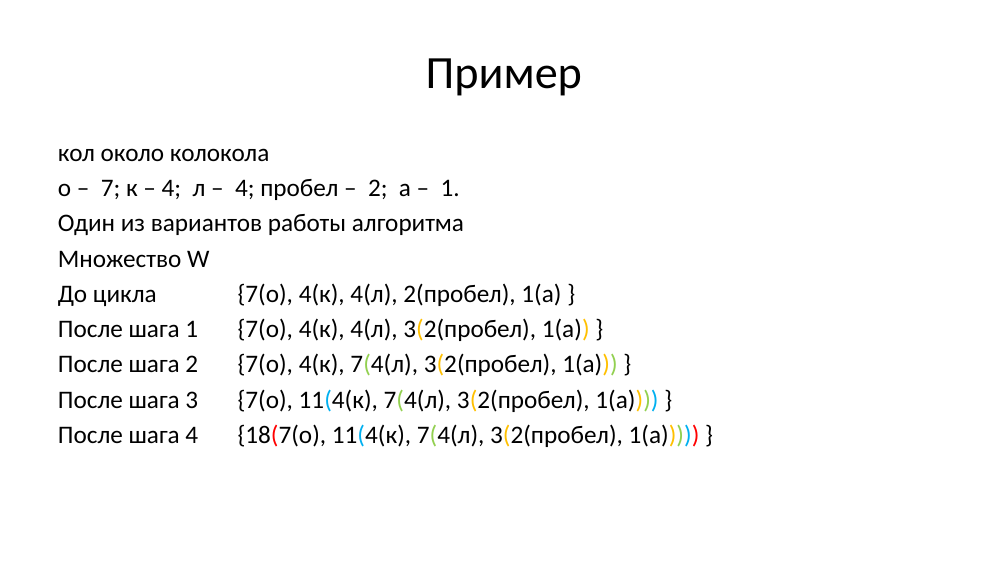
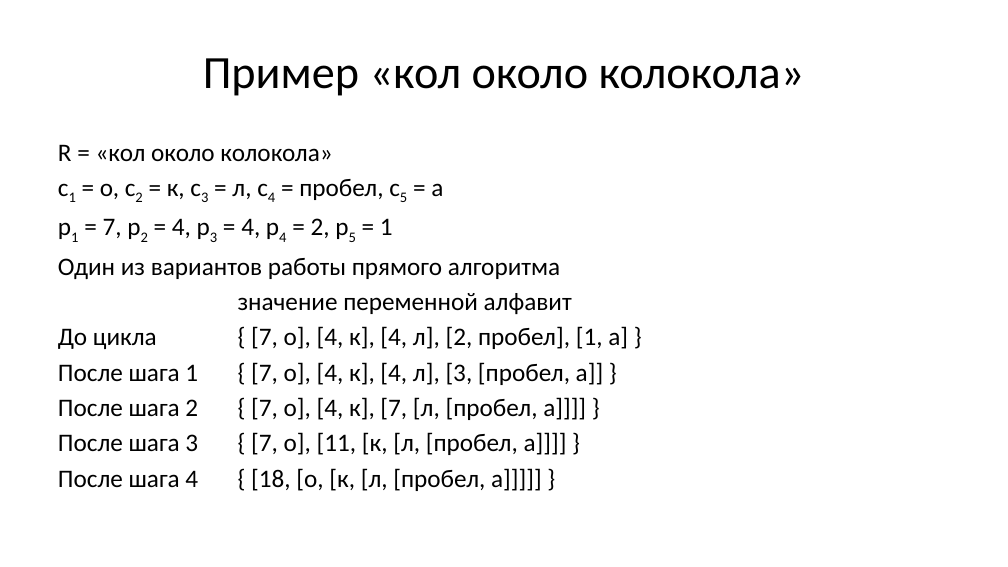
Before and after one commit to Evgueni-Petrov-aka-espetrov/Algorithms-and-Programming-in-C-pptx, a slide deck: slide 21 of 14 Кодирование.pptx (slide 23 before the commit). Drawn at 1008x567 pixels with LibreOffice and Linux fonts; fonts in the diff are those of the drawing. Boxes give left, top, right and bottom in pixels: in the first picture for what was removed or moved away, otherwise in the second. Text is boxed around its words. In the diff, an @@ line names an element or a change of style, - is before the commit and + after.

```diff
--- a/14 Кодирование.pptx
+++ b/14 Кодирование.pptx
@@ title at [203,58,805,96]: text changed @@
-Пример
+Пример «кол около колокола»
@@ text at [58,144,628,491]: text changed @@
-кол около колокола
-o – 7; к – 4; л – 4; пробел – 2; a – 1.
-Один из вариантов работы алгоритма
-Множество W
-До цикла {7(о), 4(к), 4(л), 2(пробел), 1(а) }
-После шага 1 {7(о), 4(к), 4(л), 3(2(пробел), 1(а)) }
-После шага 2 {7(о), 4(к), 7(4(л), 3(2(пробел), 1(а))) }
-После шага 3 {7(о), 11(4(к), 7(4(л), 3(2(пробел), 1(а)))) }
-После шага 4 {18(7(о), 11(4(к), 7(4(л), 3(2(пробел), 1(а))))) }
+R = «кол около колокола»
+c1 = o, c2 = к, c3 = л, c4 = пробел, c5 = a
+p1 = 7, p2 = 4, p3 = 4, p4 = 2, p5 = 1
+Один из вариантов работы прямого алгоритма
+значение переменной алфавит
+До цикла { [7, о], [4, к], [4, л], [2, пробел], [1, а] }
+После шага 1 { [7, о], [4, к], [4, л], [3, [пробел, а]] }
+После шага 2 { [7, о], [4, к], [7, [л, [пробел, а]]]] }
+После шага 3 { [7, о], [11, [к, [л, [пробел, а]]]] }
+После шага 4 { [18, [о, [к, [л, [пробел, а]]]]] }
```
Also in this commit, not shown: 17 other slides changed, 5 slides added, 10 slides removed.
